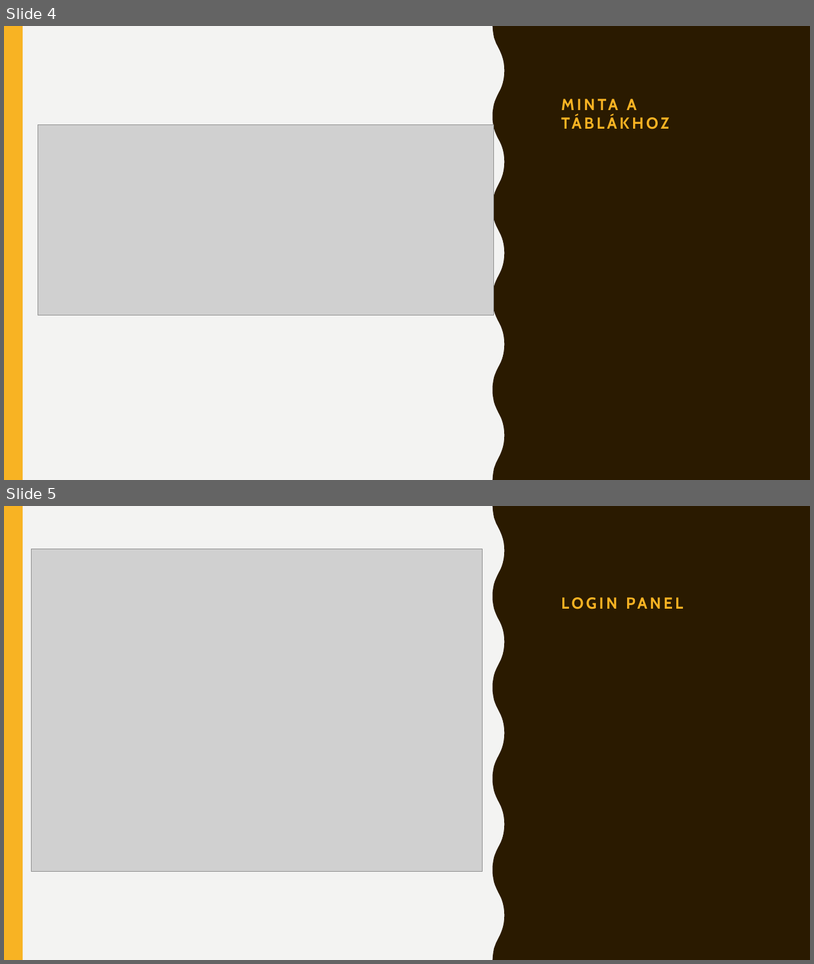
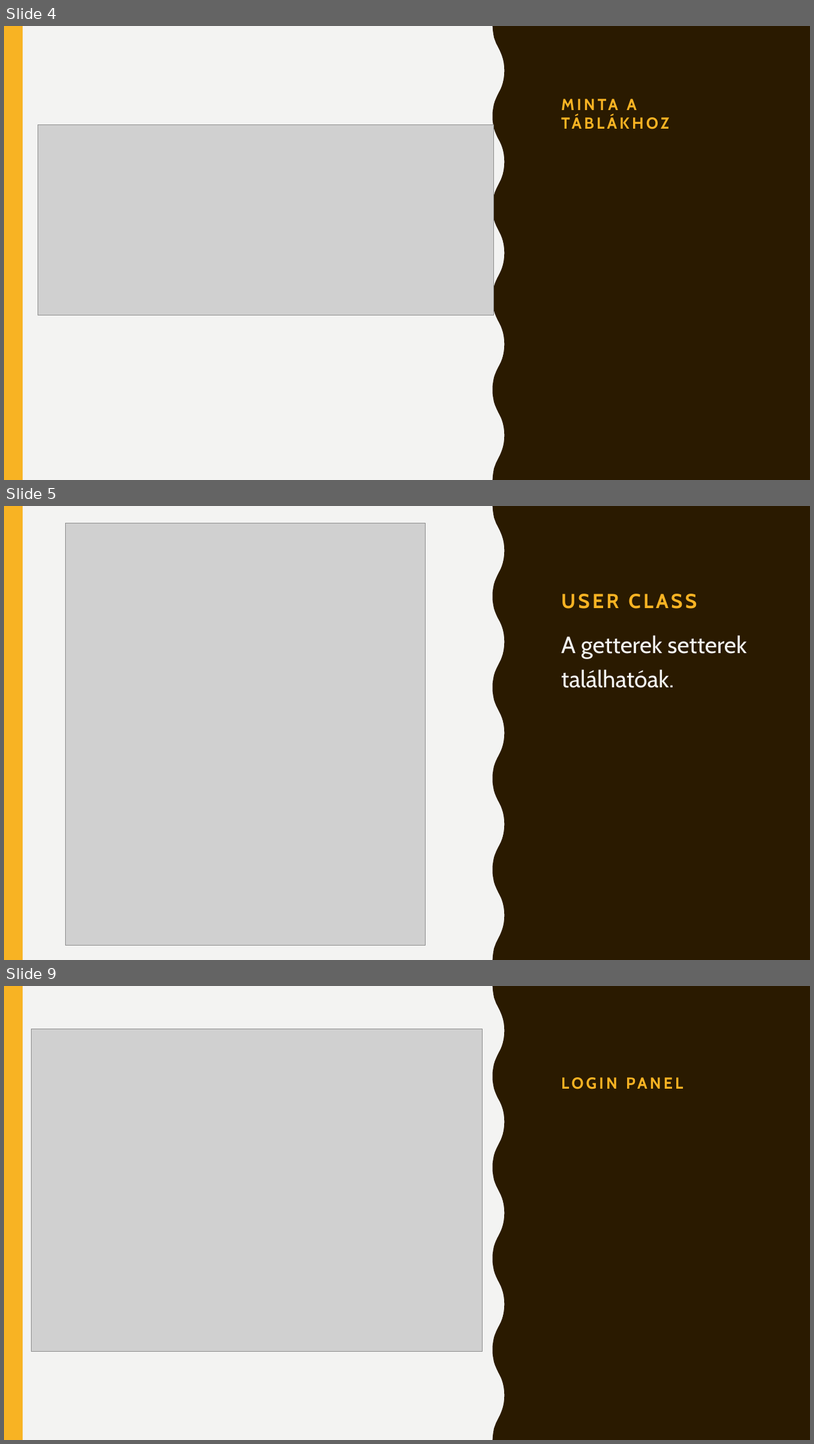
Before and after one commit to zorrrozotya/SFMproject, a slide deck: bemutato/Prezentacio.pptx. Shown one above the other, each under a label of ours: slides 4 and 5 before the commit, slides 4, 5 and 9 after it; the slides between them are not shown. The pictures are 814x964 and 814x1444 pixels, drawn with LibreOffice and Linux fonts; fonts in the diff are those of the drawing; grey boxes stand for pictures. Boxes give left, top, right and bottom in pixels: in the first picture for what was removed or moved away, otherwise in the second. Text is boxed around its words. In the diff, an @@ line names an element or a change of style, - is before the commit and + after.

```diff
--- a/bemutato/Prezentacio.pptx
+++ b/bemutato/Prezentacio.pptx
@@ slide 5 added at [4,506,810,960], background #F3F3F2; not listed: 2 template elements that a slide beside it also shows @@
@@ picture added at [66,523,426,945] @@
@@ title added at [561,594,697,609], 24 pt, text #F8B323, bold @@
+USER CLASS
@@ text added at [561,635,747,688], 28 pt, text #F3F3F2 @@
+A getterek setterek találhatóak.
@@ what was slide 5 is now slide 9 @@
```
Also in this commit, not shown: 1 slide changed, 3 other slides added, 2 other files.
